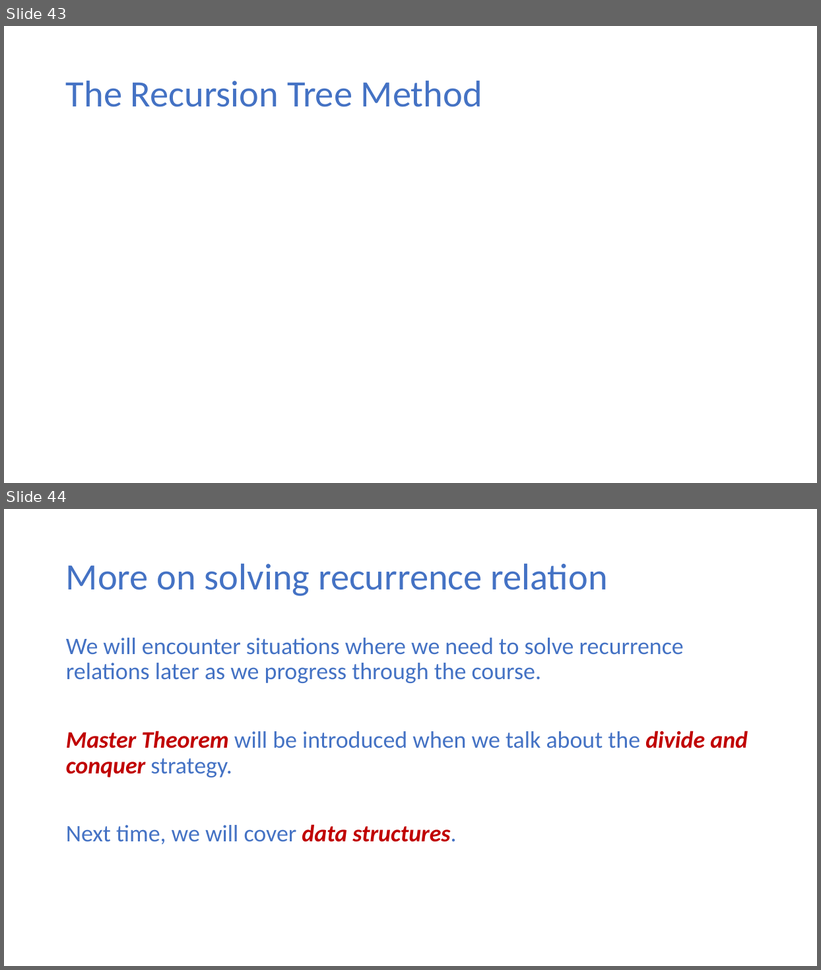
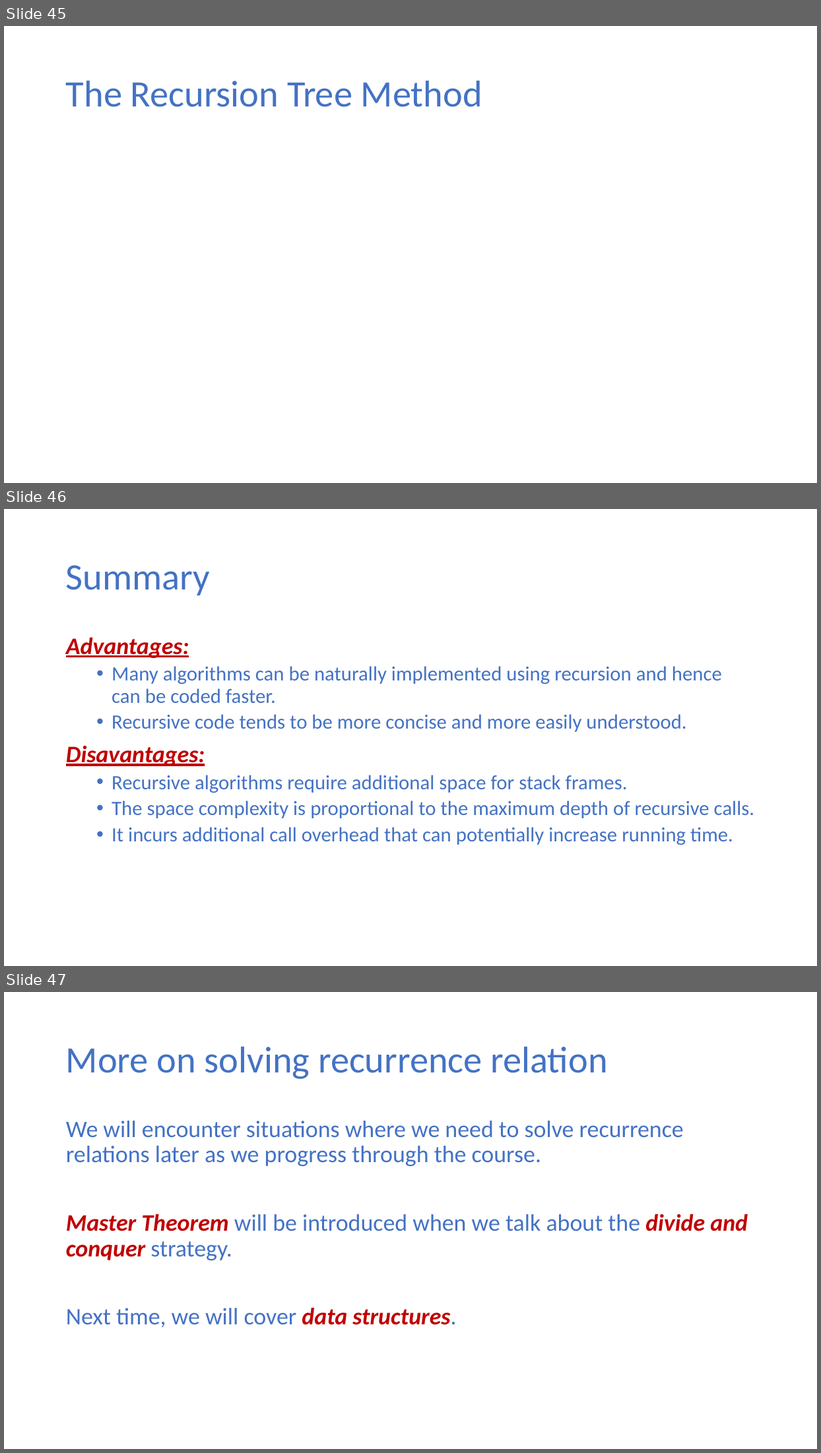
Before and after one commit to ekkapotc/EA, a slide deck: Lectures/Lecture 2.pptx. Shown one above the other, each under a label of ours: slides 43 and 44 before the commit, slides 45, 46 and 47 after it. The pictures are 821x970 and 821x1453 pixels, drawn with LibreOffice and Linux fonts; fonts in the diff are those of the drawing; grey boxes stand for pictures. Boxes give left, top, right and bottom in pixels: in the first picture for what was removed or moved away, otherwise in the second. Text is boxed around its words. In the diff, an @@ line names an element or a change of style, - is before the commit and + after.

Commit message:
Add files via upload
Added a couple slides on the topic of space complexity

```diff
--- a/Lectures/Lecture 2.pptx
+++ b/Lectures/Lecture 2.pptx
@@ slide 46 added at [4, 509, 817, 966], background #FFFFFF @@
@@ title added at [66, 565, 210, 595], 44 pt, text #4472C4 @@
+Summary
@@ text added at [66, 637, 754, 846], 24 pt, text #4472C4 @@
+Advantages:
+  • Many algorithms can be naturally implemented using recursion and hence can be coded faster.
+  • Recursive code tends to be more concise and more easily understood.
+Disavantages:
+  • Recursive algorithms require additional space for stack frames.
+  • The space complexity is proportional to the maximum depth of recursive calls.
+  • It incurs additional call overhead that can potentially increase running time.
@@ what was slide 43 is now slide 45 @@
@@ what was slide 44 is now slide 47 @@
```
Also in this commit, not shown: 2 other slides added, 1 other file.
